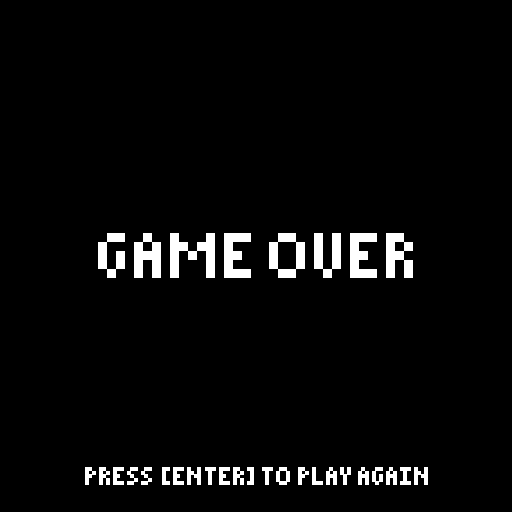
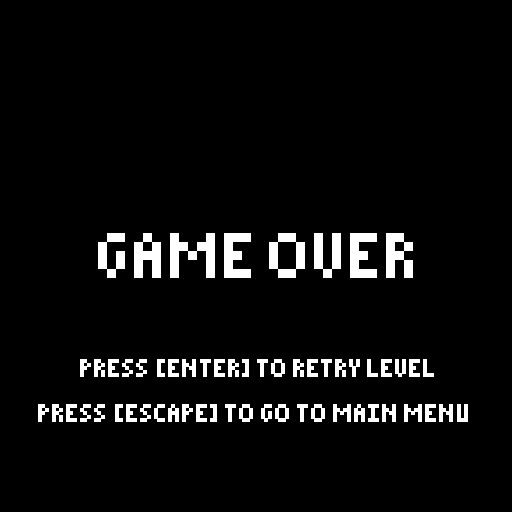
Layers edited between the first and the second 512x512 image:
added layer "PRESS [ESCAPE] TO GO TO MAIN MENU" above "PRESS [ENTER] TO RETRY LEVEL" over [38, 404, 468, 422]
renamed "PRESS [ENTER] TO PLAY AGAIN" to "PRESS [ENTER] TO RETRY LEVEL", painted on it over [80, 359, 434, 485]
